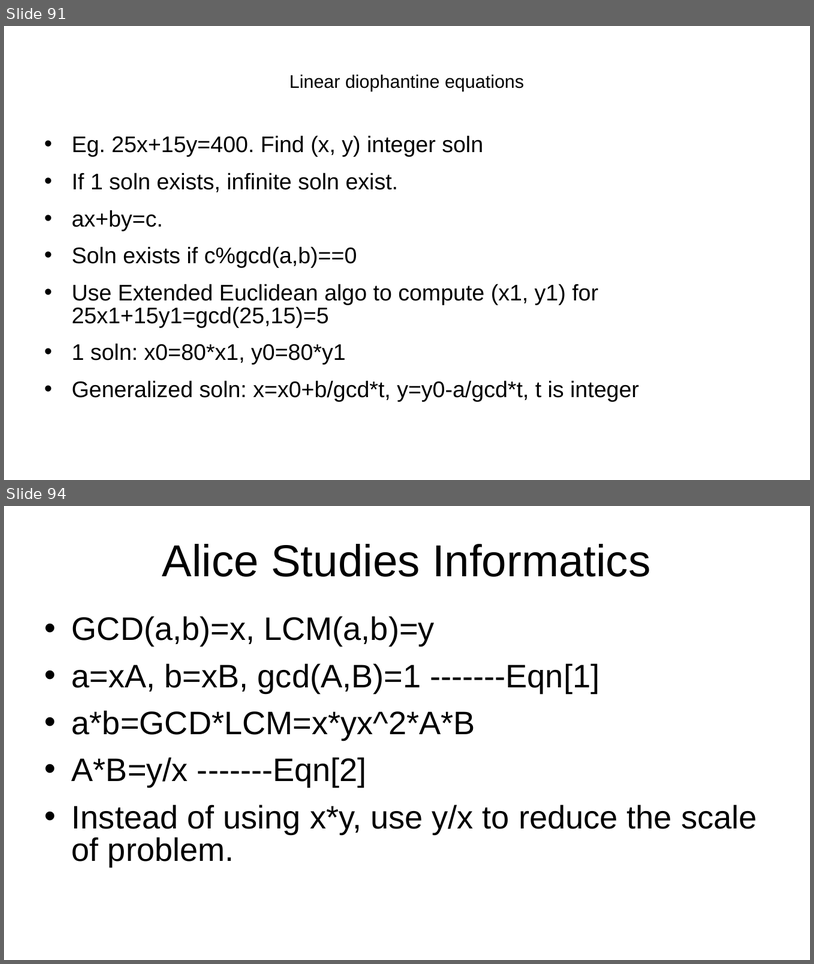
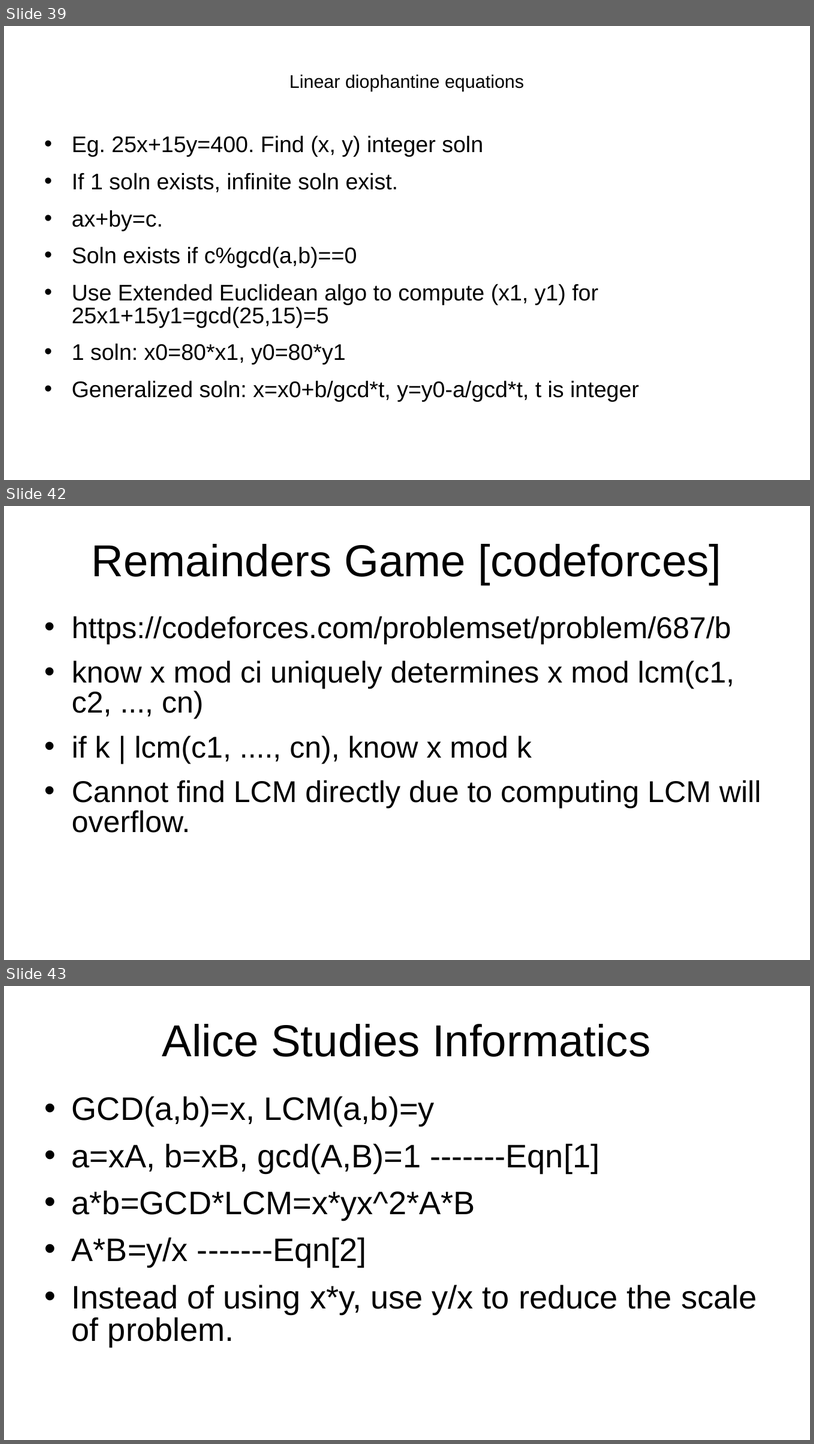
Before and after one commit to kindaichinisan/CompetitiveProgramming, a slide deck: MyCode/competitive_programming.ppt. Shown one above the other, each under a label of ours: slides 91 and 94 before the commit, slides 39, 42 and 43 after it; the slides between them are not shown. The pictures are 814x964 and 814x1444 pixels, drawn with LibreOffice and Linux fonts; fonts in the diff are those of the drawing. Boxes give left, top, right and bottom in pixels: in the first picture for what was removed or moved away, otherwise in the second. Text is boxed around its words. In the diff, an @@ line names an element or a change of style, - is before the commit and + after.

```diff
--- a/MyCode/competitive_programming.ppt
+++ b/MyCode/competitive_programming.ppt
@@ slide 42 added at (4, 506, 810, 960), background #FFFFFF @@
@@ title added at (91, 544, 722, 585), 44 pt, text #000000 @@
+Remainders Game [codeforces]
@@ text added at (72, 616, 762, 832), 29.6 pt, text #000000 @@
+• https://codeforces.com/problemset/problem/687/b
+• know x mod ci uniquely determines x mod lcm(c1, c2, ..., cn)
+• if k | lcm(c1, ...., cn), know x mod k
+• Cannot find LCM directly due to computing LCM will overflow.
@@ what was slide 91 is now slide 39 @@
@@ what was slide 94 is now slide 43 @@
```
Also in this commit, not shown: 2 slides changed, 26 other slides added, 1 slide removed, 6 other files.
